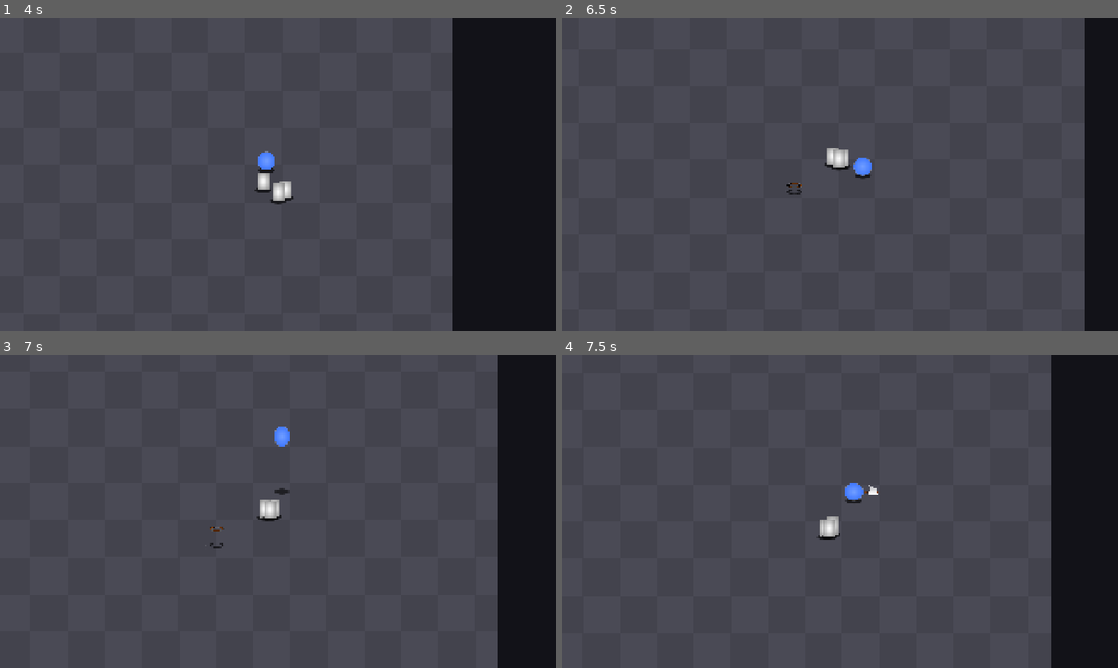
Above: before the commit, frames 1-4 (two rows, left to right).
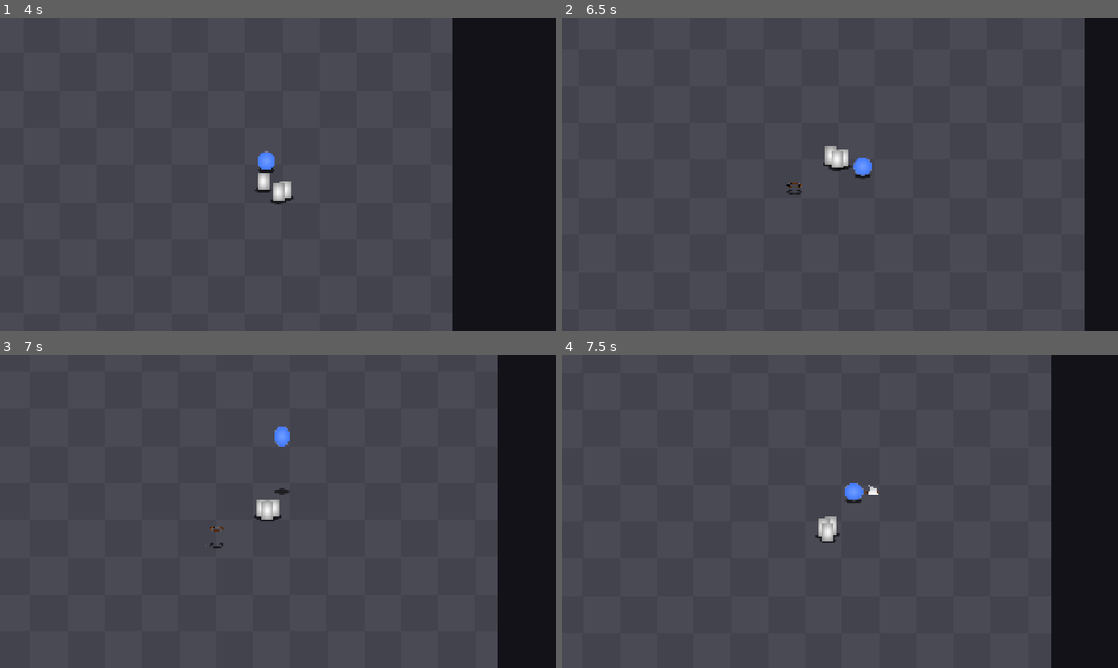
Above: after the commit, the same moments.

Repository: Lucarni-Lucas/entrega-boss-lucarni-lucas
Game: Godot game, scene res://scenes/arena.tscn
Two runs of this game, one before a commit and one after it. Both use one fixed random seed, a clock stepped at 60 frames per second and the inputs below.
Inputs:
- Up to frame 1 (4 s): hold D (mover_derecha) 0.53-1.28 s; tap C (slash) at 0.6, 1.55, 2.3, 3.05, 3.6 s; hold S (mover_abajo) 1.28-2.03 s; tap Z (boomerang) at 1.35 s; hold D (mover_derecha) 2.03-2.78 s; tap X (dive) at 2.1 s; hold W (mover_arriba) 2.78-3.53 s; tap Space (ground_pound) at 2.85 s; hold A (mover_izquierda) from 3.53 s (still down)
- Up to frame 2 (6.5 s): tap C (slash) at 4.35, 5.3, 6.05 s; release A (mover_izquierda) at 5.03 s; hold S (mover_abajo) 5.03-5.78 s; tap Z (boomerang) at 5.1 s; hold D (mover_derecha) from 5.78 s (still down); tap X (dive) at 5.85 s
- Up to frame 3 (7 s): release D (mover_derecha) at 6.53 s; hold W (mover_arriba) from 6.53 s (still down); tap Space (ground_pound) at 6.6 s; tap C (slash) at 6.8 s
- Up to frame 4 (7.5 s): release W (mover_arriba) at 7.28 s; hold D (mover_derecha) from 7.28 s (still down); tap C (slash) at 7.35 s

Frame 1 is identical in both runs. In frame 2, 0.1% of the frame differs, in the area x 47-53%, y 40-49%; in frame 3, 0.2%; in frame 4, 0.2%, in the area x 45-50%, y 51-60%.

Commit message:
invulnerabilidad durante gp + empuje + muerte de enemigo

Diff:
--- a/entrega-boss-lucarni-lucas/resources/enemigo_terrestre.tres
+++ b/entrega-boss-lucarni-lucas/resources/enemigo_terrestre.tres
@@ -4,6 +4,7 @@
 
 [resource]
 script = ExtResource("1_oqnwy")
+vida_max = 2
 alto = 60.0
-fuerza_separacion = 5.0
+fuerza_separacion = 60.0
 metadata/_custom_type_script = "uid://bogkc7efq10ps"
--- a/entrega-boss-lucarni-lucas/resources/player_params.tres
+++ b/entrega-boss-lucarni-lucas/resources/player_params.tres
@@ -4,5 +4,8 @@
 
 [resource]
 script = ExtResource("1_pk6jb")
+gp_dano = 2
+gp_proteccion = 0.1
+gp_empuje = 850.0
 dive_cargas_max = 4
 metadata/_custom_type_script = "uid://bpnf8ftr7uhrk"
--- a/entrega-boss-lucarni-lucas/scenes/componentes/hitbox.gd
+++ b/entrega-boss-lucarni-lucas/scenes/componentes/hitbox.gd
@@ -8,6 +8,7 @@
 @export var z_max := 20.0
 @export var continua := false
 @export_range(0.05, 2, 0.05, "suffix:s") var intervalo := 0.4
+@export var empuje := 0.0
 
 var _tiempo := 0.0
 var activa := false
--- a/entrega-boss-lucarni-lucas/scenes/enemigos/enemigo.gd
+++ b/entrega-boss-lucarni-lucas/scenes/enemigos/enemigo.gd
@@ -8,6 +8,8 @@
 var z := 0.0
 var vida: int
 var jugador: Player
+var _empuje := Vector2.ZERO
+var muerto := false
 
 @onready var _sombra: Sombra = $Sombra
 @onready var _sprite := $Sprite
@@ -33,7 +35,8 @@
 	_hitbox.intervalo = params.intervalo_contacto
 
 
-func _physics_process(_delta: float) -> void:
+func _physics_process(delta: float) -> void:
+	_empuje = _empuje.move_toward(Vector2.ZERO, params.frenado_empuje * delta)
 	_sprite.position.y = -z
 	_sombra.actualizar(z)
 
@@ -45,11 +48,20 @@
 
 
 func morir() -> void:
+	if muerto:
+		return
+	muerto = true
 	murio.emit(global_position)
-	queue_free()
+	_hitbox.desactivar()
+	_hurtbox.set_deferred("monitorable", false)
+	set_deferred("collision_layer", 0)
+	var tween := create_tween().set_parallel()
+	tween.tween_property(self, "modulate:a", 0.0, params.duracion_muerte)
+	tween.chain().tween_callback(queue_free)
 
 
 func _on_golpeado(hitbox: Hitbox) -> void:
+	_empuje += hitbox.global_position.direction_to(global_position) * hitbox.empuje
 	recibir_dano(hitbox.dano)
 	if vida <= 0:
 		return
@@ -63,3 +75,9 @@
 		if otro != self:
 			empuje += otro.global_position.direction_to(global_position)
 	return empuje * params.fuerza_separacion
+
+
+func velocidad_externa() -> Vector2:
+	if muerto:
+		return _empuje
+	return empuje_separacion() + _empuje
--- a/entrega-boss-lucarni-lucas/scenes/enemigos/terrestre.gd
+++ b/entrega-boss-lucarni-lucas/scenes/enemigos/terrestre.gd
@@ -5,5 +5,6 @@
 	super(delta)
 	if jugador == null:
 		return
-	velocity = global_position.direction_to(jugador.global_position) * params.velocidad + empuje_separacion()
+	var persecucion := Vector2.ZERO if muerto else global_position.direction_to(jugador.global_position) * params.velocidad
+	velocity = persecucion + velocidad_externa()
 	move_and_slide()
--- a/entrega-boss-lucarni-lucas/scenes/player/ground_pound.gd
+++ b/entrega-boss-lucarni-lucas/scenes/player/ground_pound.gd
@@ -57,11 +57,13 @@
 
 func _impactar(player: Player) -> void:
 	player.liberar_verbo(self)
+	player.proteger(player.params.gp_proteccion)
 	var radio := player.params.gp_radio_impacto + player.params.gp_radio_explosion
 	_poligono.polygon = Formas.elipse(radio, player.params.anim_perspectiva)
 	_hitbox.dano = player.params.gp_dano
 	_hitbox.z_min = player.z
 	_hitbox.z_max = player.z + player.params.alto_cuerpo
+	_hitbox.empuje = player.params.gp_empuje
 	_hitbox.activar()
 	_tiempo_hitbox = player.params.gp_impacto_duracion
 	impacto.emit(player.global_position, _altura_inicial)
@@ -73,3 +75,7 @@
 	_tiempo_hitbox -= delta
 	if _tiempo_hitbox <= 0.0:
 		_hitbox.desactivar()
+
+
+func es_invulnerable() -> bool:
+	return true
--- a/entrega-boss-lucarni-lucas/scenes/player/player.gd
+++ b/entrega-boss-lucarni-lucas/scenes/player/player.gd
@@ -19,6 +19,7 @@
 var escala_gravedad := 1.0
 var vida: int
 var _tiempo_invulnerable := 0.0
+var _tiempo_protegido := 0.0
 
 @onready var _walk := $Walk
 @onready var _sprite := $Sprite
@@ -151,7 +152,7 @@
 
 
 func recibir_dano(cantidad: int) -> void:
-	if _tiempo_invulnerable > 0.0:
+	if es_invulnerable():
 		return
 	vida = maxi(vida - cantidad, 0)
 	vida_cambio.emit(vida, params.vida_max)
@@ -165,6 +166,7 @@
 
 
 func _actualizar_invulnerabilidad(delta: float) -> void:
+	_tiempo_protegido = maxf(_tiempo_protegido - delta, 0.0)
 	if _tiempo_invulnerable <= 0.0:
 		return
 	_tiempo_invulnerable = maxf(_tiempo_invulnerable - delta, 0.0)
@@ -173,3 +175,13 @@
 
 func _on_golpeado(hitbox: Hitbox) -> void:
 	recibir_dano(hitbox.dano)
+
+
+func proteger(segundos: float) -> void:
+	_tiempo_protegido = maxf(_tiempo_protegido, segundos)
+
+
+func es_invulnerable() -> bool:
+	if _tiempo_invulnerable > 0.0 or _tiempo_protegido > 0.0:
+		return true
+	return verbo_activo != null and verbo_activo.es_invulnerable()
--- a/entrega-boss-lucarni-lucas/scenes/player/slash.gd
+++ b/entrega-boss-lucarni-lucas/scenes/player/slash.gd
@@ -44,6 +44,7 @@
 	_sentido = -_sentido
 
 	_construir_hitbox(player.params)
+	_hitbox.empuje = player.params.slash_empuje
 	_hitbox.dano = player.params.slash_dano
 	_hitbox.activar()
 
--- a/entrega-boss-lucarni-lucas/scripts/enemy_params.gd
+++ b/entrega-boss-lucarni-lucas/scripts/enemy_params.gd
@@ -9,3 +9,5 @@
 @export var color := Color.WHITE
 @export_range(0.05, 2, 0.05, "suffix:s") var intervalo_contacto: float = 0.4
 @export_range(0, 500, 5, "suffix:px/s") var fuerza_separacion: float = 120.0
+@export_range(0, 10000, 50, "suffix:px/s²") var frenado_empuje: float = 2400.0
+@export_range(0, 2, 0.05, "suffix:s") var duracion_muerte: float = 0.5
--- a/entrega-boss-lucarni-lucas/scripts/player_params.gd
+++ b/entrega-boss-lucarni-lucas/scripts/player_params.gd
@@ -43,6 +43,7 @@
 @export_range(0, 360, 5, "suffix:°") var slash_arco: float = 120.0
 @export_range(0, 200, 5, "suffix:px") var slash_radio_efecto: float = 60.0
 @export_range(0, 0.5, 0.01, "suffix:s") var slash_estela_desvanecer: float = 0.16
+@export_range(0, 2000, 10, "suffix:px/s") var slash_empuje: float = 450.0
 
 @export_group("Ground pound")
 @export_range(0, 300, 5, "suffix:px") var gp_altura_minima: float = 80.0
@@ -52,6 +53,8 @@
 @export_range(0, 300, 5, "suffix:px") var gp_radio_impacto: float = 50.0
 @export var gp_radio_explosion: float = 0.0
 @export_range(0.03, 0.3, 0.01, "suffix:s") var gp_impacto_duracion: float = 0.09
+@export_range(0, 1, 0.01, "suffix:s") var gp_proteccion: float = 0.2
+@export_range(0, 2000, 10, "suffix:px/s") var gp_empuje: float = 700.0
 
 @export_group("Dive")
 @export_range(0, 3000, 1, "suffix:px/s") var dive_velocidad: float = 700.0
--- a/entrega-boss-lucarni-lucas/scripts/verbo_exclusivo.gd
+++ b/entrega-boss-lucarni-lucas/scripts/verbo_exclusivo.gd
@@ -29,3 +29,7 @@
 
 func puede_interrumpir(_otro: VerboExclusivo) -> bool:
 	return false
+
+
+func es_invulnerable() -> bool:
+	return false
